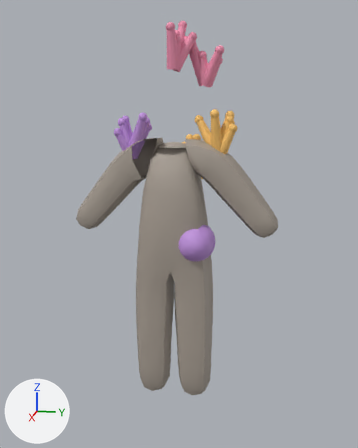
Before and after pictures for a commit that changed the glTF model assets/shared/costumes/costume_coral.glb.
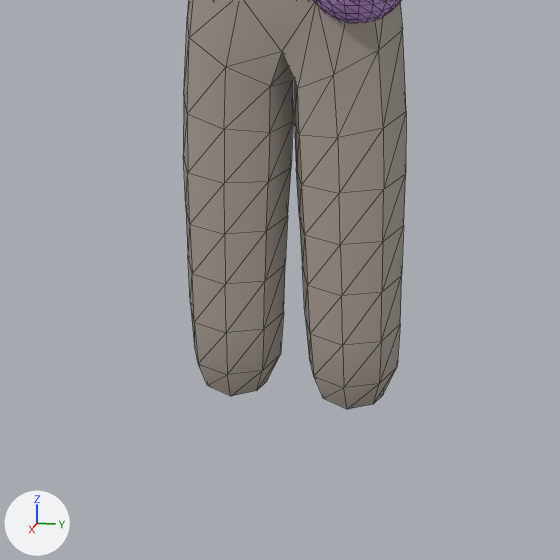
The first picture shows the older version from a 50 mm camera at (2.428, 0.511, 1.682) aimed at (-0.016, 0.022, 1.071). The close-ups show the older and then the newer version on the part from 20% to 74% of the width and 57% to 100% of the height of that picture. Only the edits that show in the close-ups are written down. Arrows for +X, +Y and +Z are at lower left; the lights stay in place. The close-ups show mesh edges as thin lines.

In view in the first close-up: 'brain', 'suit'.
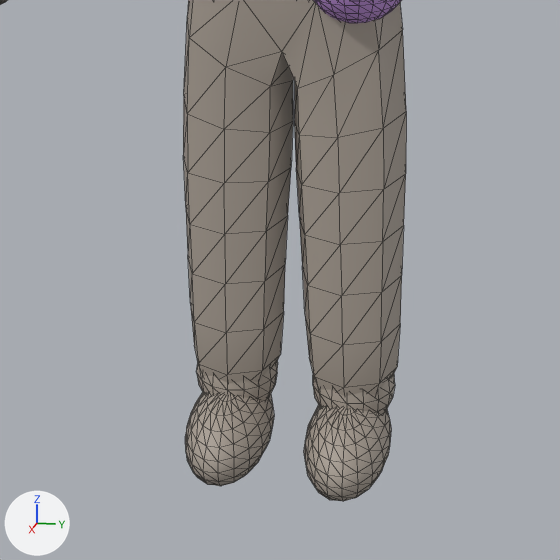
Changed parts and their boxes (x1, y1, x2, y2) in the close-ups (560 x 560 px):
```json
{"object": "bootL", "change": "added", "after": [304, 405, 391, 501]}
{"object": "bootR", "change": "added", "after": [185, 392, 274, 486]}
{"object": "ankleL", "change": "added", "after": [313, 375, 395, 413]}
{"object": "ankleR", "change": "added", "after": [197, 362, 278, 400]}
{"object": "mittR", "change": "added", "after": [0, 0, 7, 4]}
```

Scene script edits in JSON lines:
```json
{"op": "add", "block": "me_mittr", "code": ["me_mittr = bpy.data.meshes.new('mittR')", "me_mittr.from_pydata(...)  # a UV sphere (18 segments, 12 rings, poles along z) spanning x -0.047..0.071, y -0.642..-0.522, z 0.873..1.023", "me_mittr.materials.append(mat_rock)"]}
{"op": "add", "block": "me_bootr", "code": ["me_bootr = bpy.data.meshes.new('bootR')", "me_bootr.from_pydata(...)  # a UV sphere (18 segments, 12 rings, poles along z) spanning x -0.088..0.208, y -0.195..-0.035, z -0.01..0.15", "me_bootr.materials.append(mat_rock)"]}
{"op": "add", "block": "me_bootl", "code": ["me_bootl = bpy.data.meshes.new('bootL')", "me_bootl.from_pydata(...)  # a UV sphere (18 segments, 12 rings, poles along z) spanning x -0.088..0.208, y 0.035..0.195, z -0.01..0.15", "me_bootl.materials.append(mat_rock)"]}
{"op": "add", "block": "me_ankler", "code": ["me_ankler = bpy.data.meshes.new('ankleR')", "me_ankler.from_pydata(...)  # a UV sphere (16 segments, 10 rings, poles along z) spanning x -0.08..0.08, y -0.195..-0.035, z 0.07..0.25", "me_ankler.materials.append(mat_rock)"]}
{"op": "add", "block": "me_anklel", "code": ["me_anklel = bpy.data.meshes.new('ankleL')", "me_anklel.from_pydata(...)  # a UV sphere (16 segments, 10 rings, poles along z) spanning x -0.08..0.08, y 0.035..0.195, z 0.07..0.25", "me_anklel.materials.append(mat_rock)"]}
{"op": "add", "block": "ob_mittr", "code": ["ob_mittr = bpy.data.objects.new('mittR', me_mittr)", "ob_mittr.location = (0.0, 0.0, 0.0)"]}
{"op": "add", "block": "ob_bootr", "code": ["ob_bootr = bpy.data.objects.new('bootR', me_bootr)", "ob_bootr.location = (0.0, 0.0, 0.0)"]}
{"op": "add", "block": "ob_bootl", "code": ["ob_bootl = bpy.data.objects.new('bootL', me_bootl)", "ob_bootl.location = (0.0, 0.0, 0.0)"]}
{"op": "add", "block": "ob_ankler", "code": ["ob_ankler = bpy.data.objects.new('ankleR', me_ankler)", "ob_ankler.location = (0.0, 0.0, 0.0)"]}
{"op": "add", "block": "ob_anklel", "code": ["ob_anklel = bpy.data.objects.new('ankleL', me_anklel)", "ob_anklel.location = (0.0, 0.0, 0.0)"]}
```
